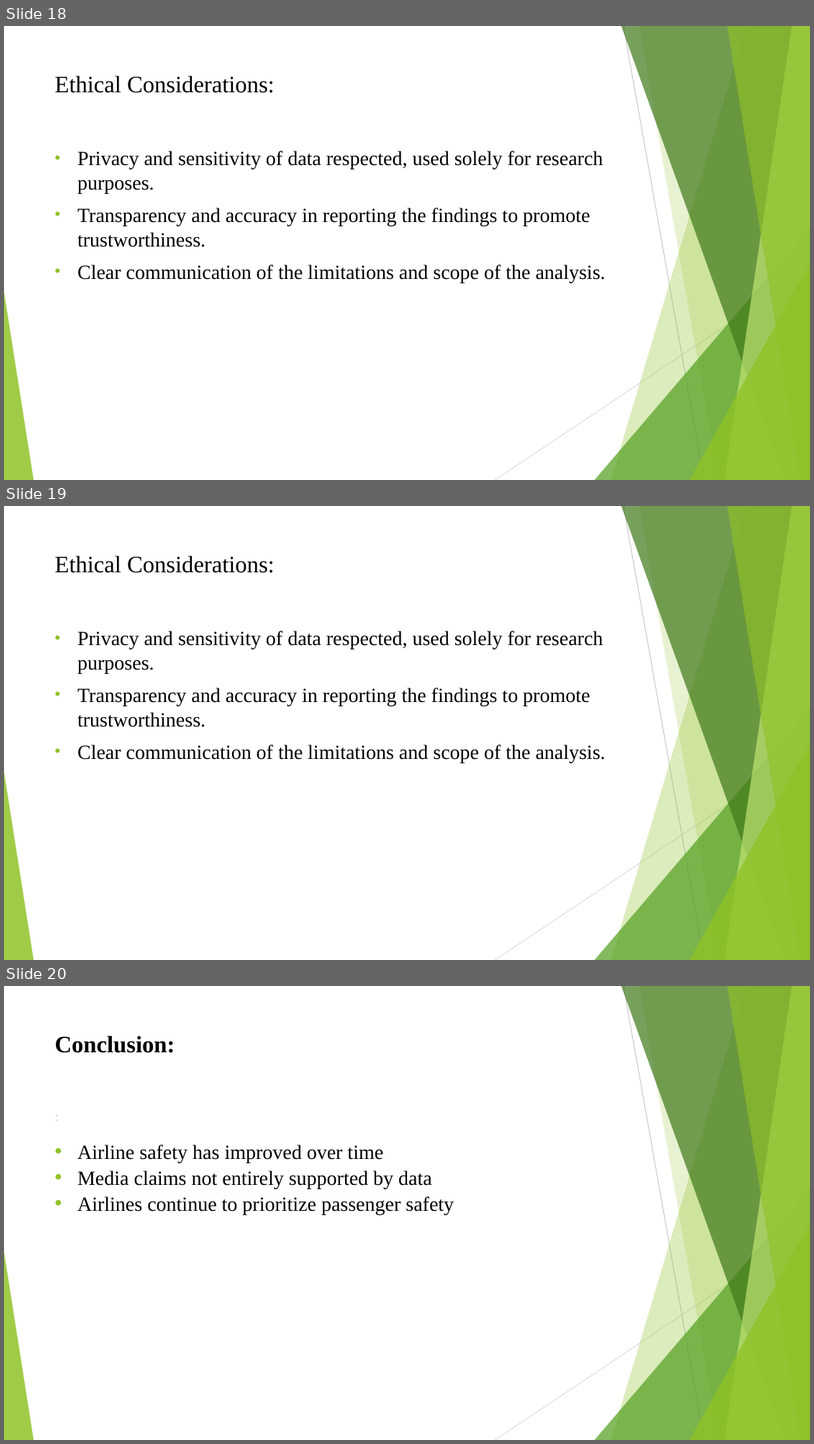
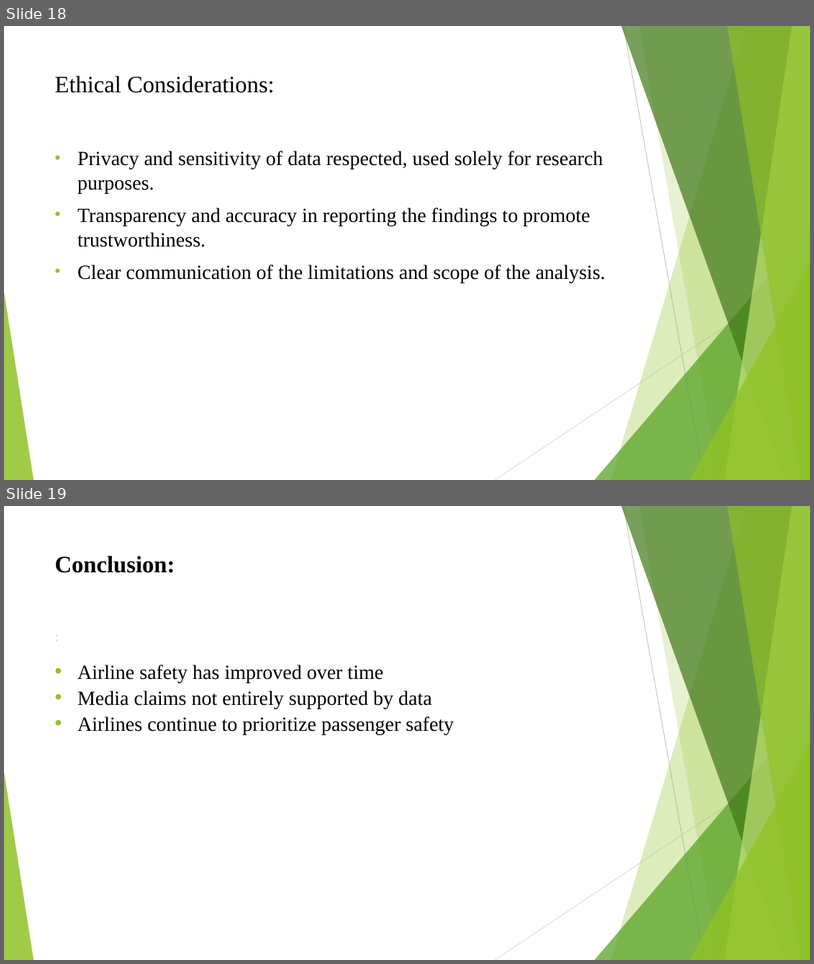
Before and after one commit to nbagam/DSC640, a slide deck: DSC640_NAVEEN_BAGAM_Week5&6_Presentation.pptx. Shown one above the other, each under a label of ours: slides 18, 19 and 20 before the commit, slides 18 and 19 after it. The pictures are 814x1444 and 814x964 pixels, drawn with LibreOffice and Linux fonts; fonts in the diff are those of the drawing. Boxes give left, top, right and bottom in pixels: in the first picture for what was removed or moved away, otherwise in the second. Text is boxed around its words. In the diff, an @@ line names an element or a change of style, - is before the commit and + after.

```diff
--- a/DSC640_NAVEEN_BAGAM_Week5&6_Presentation.pptx
+++ b/DSC640_NAVEEN_BAGAM_Week5&6_Presentation.pptx
@@ slide 19 removed at (4, 506, 810, 960), background #FFFFFF; not listed: 10 template elements that a slide beside it also shows @@
@@ title removed at (55, 556, 275, 573) @@
-Ethical Considerations:
@@ text removed at (77, 631, 606, 762) @@
-• Privacy and sensitivity of data respected, used solely for research purposes.
-• Transparency and accuracy in reporting the findings to promote trustworthiness.
-• Clear communication of the limitations and scope of the analysis.
@@ what was slide 20 is now slide 19 @@
```
Also in this commit, not shown: 2 slides changed.
